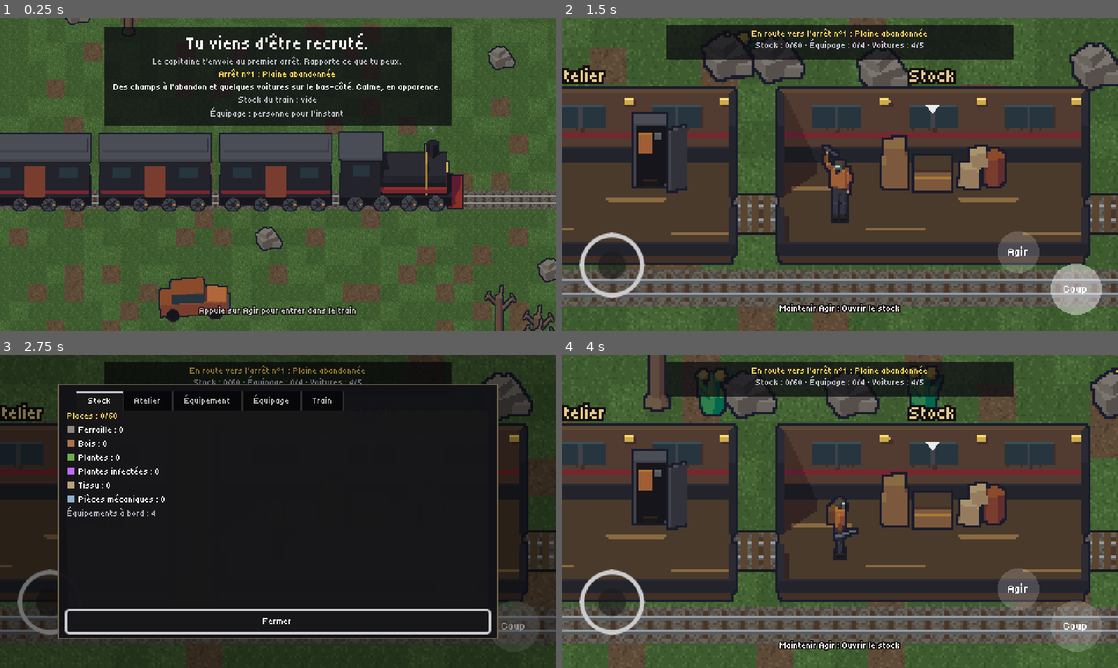
Above: before the commit, frames 1-4 (two rows, left to right).
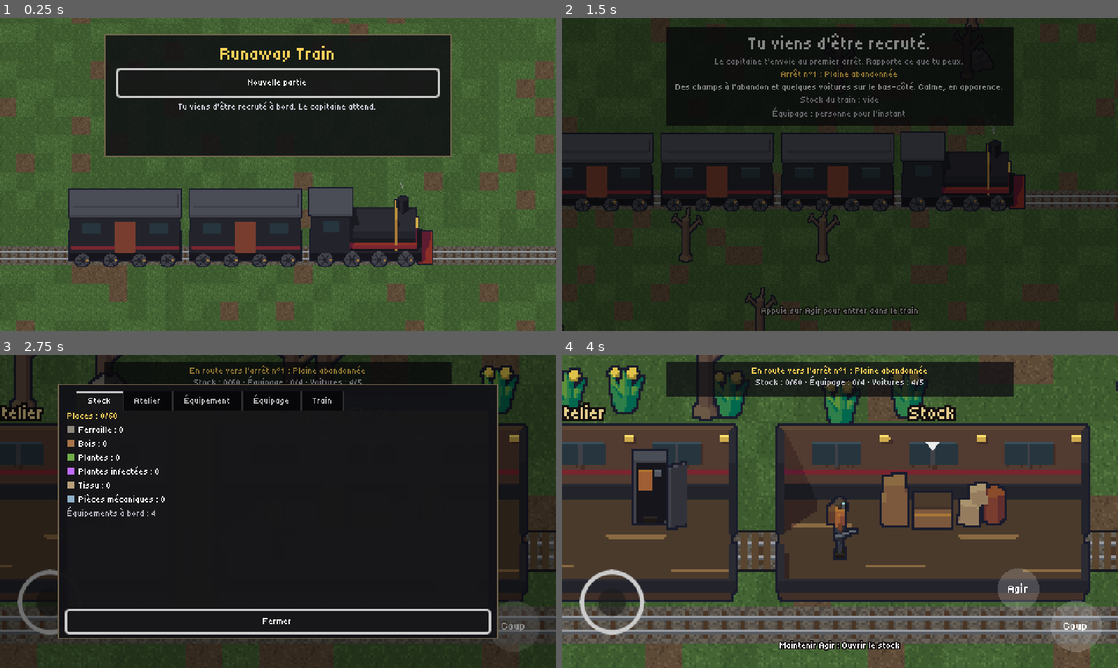
Above: after the commit, the same moments.

Repository: Andrews-Hef/Runaway-_train-
Game: Godot game, scene res://levels/title/title.tscn
Two runs of this game, one before a commit and one after it. Both use one fixed random seed, a clock stepped at 60 frames per second and the inputs below. Before the commit the project starts from res://levels/journey/journey.tscn.
Inputs (mouse positions are in pixels of both pictures, inside the frame that each line leads up to):
- Up to frame 1 (0.25 s): no input
- Up to frame 2 (1.5 s): click (840, 83) at 0.5 s, where only the run after the commit has a clickable "Nouvelle partie"; tap Enter at 1.25 s; drag from (1073, 290) to (840, 208) at 1.27 s
- Up to frame 3 (2.75 s): drag from (455, 589) to (278, 545) at 2.02 s
- Up to frame 4 (4 s): move the mouse to (895, 442) at 2.77 s; hold D (move_right) 2.78-3.5 s; hold Space (attack) 2.78-3.5 s; drag from (812, 574) to (934, 542) at 3.52 s

The runs differ from the first frame. In frame 1, 51% of the frame differs, in the area x 0-100%, y 0-100%; in frame 2, 83%; in frame 3, 1.6%; in frame 4, 11%.

Commit message:
feat: sauvegarde, reprise à la dernière gare refuge, écran titre
- GameState se sauvegarde en JSON (données par id, hasard compris)
- SaveStore : sauvegardes dans user://saves (point de reprise + session)
- Campaign : nouvelle partie, continuer, quand sauvegarder, où reprendre
- Gare refuge = point de reprise ; train raté = reprendre à la dernière gare
- Session sauvegardée à chaque trajet (le téléphone peut fermer l'appli)
- Écran titre : Continuer (arrêt et lieu) ou Nouvelle partie (avec confirmation)

Diff:
--- a/core/game_state.gd
+++ b/core/game_state.gd
@@ -48,6 +48,15 @@
 	preload("res://data/wagons/stock.tres"),
 	preload("res://data/wagons/cabin.tres"),
 ]
+## Tous les types de voitures (pour relire une sauvegarde).
+const WAGON_TYPES: Array[WagonData] = [
+	preload("res://data/wagons/cabin.tres"),
+	preload("res://data/wagons/workshop.tres"),
+	preload("res://data/wagons/stock.tres"),
+	preload("res://data/wagons/dormitory.tres"),
+]
+## Version du format de sauvegarde (à augmenter si le format change).
+const SAVE_VERSION: int = 1
 ## Voitures qu'on peut construire, dans l'ordre d'affichage.
 const BUILDABLE_WAGONS: Array[WagonData] = [
 	preload("res://data/wagons/dormitory.tres"),
@@ -267,6 +276,89 @@
 	return total
 
 
+# --- Sauvegarde -------------------------------------------------------------------
+
+## Toute la partie en dictionnaire simple (JSON). Les données de jeu (.tres) sont
+## enregistrées par leur id.
+func to_save() -> Dictionary:
+	var crew_data: Array[Dictionary] = []
+	for member: CrewMember in crew:
+		crew_data.append({"name": member.display_name, "role": member.role, "role_label": member.role_label, "infected": member.infected})
+	var equipped: Array[String] = []
+	for item: ItemData in loadout.equipped.values():
+		equipped.append(String(item.id))
+	return {
+		"version": SAVE_VERSION,
+		"label": "Arrêt n°%d : %s" % [stop_number, stop_name()],
+		"stop_number": stop_number,
+		"zone": String(current_zone.id) if current_zone else "",
+		"refuge": String(current_refuge.id) if current_refuge else "",
+		# Entiers 64 bits en texte : le JSON les arrondirait.
+		"seed": str(current_seed),
+		"rng_seed": str(_rng.seed),
+		"rng_state": str(_rng.state),
+		"storage": storage,
+		"crew": crew_data,
+		"items": owned_items.map(func(item: ItemData) -> String: return String(item.id)),
+		"equipped": equipped,
+		"train": train.map(func(wagon: WagonData) -> String: return String(wagon.id)),
+		"locomotive_level": locomotive_level,
+	}
+
+
+## Recharge une partie. Renvoie false (et ne change rien) si la sauvegarde est illisible.
+func load_save(data: Dictionary) -> bool:
+	if int(data.get("version", 0)) != SAVE_VERSION or not data.has("stop_number"):
+		return false
+	var zone: ZoneProfile = _find_by_id(ZONES, data.get("zone", ""))
+	var refuge: RefugeData = _find_by_id(REFUGES, data.get("refuge", ""))
+	if zone == null and refuge == null:
+		return false
+	stop_number = int(data["stop_number"])
+	current_zone = zone
+	current_refuge = refuge
+	current_seed = str(data.get("seed", "0")).to_int()
+	_rng.seed = str(data.get("rng_seed", "0")).to_int()
+	_rng.state = str(data.get("rng_state", "0")).to_int()
+	storage.clear()
+	var saved_storage: Dictionary = data.get("storage", {})
+	for id: String in saved_storage:
+		storage[StringName(id)] = int(saved_storage[id])
+	crew.clear()
+	for entry: Dictionary in data.get("crew", []):
+		crew.append(CrewMember.create(entry["name"], StringName(entry["role"]), entry["role_label"], bool(entry["infected"])))
+	owned_items.clear()
+	for id: String in data.get("items", []):
+		var item: ItemData = ItemCatalog.get_item(StringName(id))
+		if item:
+			owned_items.append(item)
+	loadout = Loadout.new()
+	for id: String in data.get("equipped", []):
+		var item: ItemData = ItemCatalog.get_item(StringName(id))
+		if item:
+			loadout.equip(item)
+	train.clear()
+	for id: String in data.get("train", []):
+		var wagon: WagonData = _find_by_id(WAGON_TYPES, id)
+		if wagon:
+			train.append(wagon)
+	if train.is_empty():
+		train = START_TRAIN.duplicate()
+	locomotive_level = clampi(int(data.get("locomotive_level", 1)), 1, TrainRules.max_level())
+	storage_changed.emit()
+	crew_changed.emit()
+	equipment_changed.emit()
+	train_changed.emit()
+	return true
+
+
+static func _find_by_id(list: Array, id: String) -> Resource:
+	for entry: Resource in list:
+		if String(entry.get(&"id")) == id:
+			return entry
+	return null
+
+
 ## Tirage pondéré, en évitant si possible de reprendre la même zone deux fois de suite.
 func _pick_zone(previous: ZoneProfile) -> ZoneProfile:
 	var candidates: Array[ZoneProfile] = []
--- /dev/null
+++ b/core/save_store.gd
@@ -0,0 +1,45 @@
+class_name SaveStore
+extends RefCounted
+## Sauvegardes sur disque (user://), en JSON, une par emplacement.
+##
+## Emplacements utilisés par le jeu (voir Campaign) :
+## - CHECKPOINT : point de reprise, pris en arrivant à une gare refuge ;
+## - RESUME : reprise de session, pris à chaque trajet (l'appli peut être tuée
+##   par le téléphone à tout moment).
+
+const CHECKPOINT: String = "checkpoint"
+const RESUME: String = "resume"
+
+## Dossier des sauvegardes (les tests en utilisent un autre).
+static var directory: String = "user://saves"
+
+
+static func path(slot: String) -> String:
+	return "%s/%s.json" % [directory, slot]
+
+
+static func exists(slot: String) -> bool:
+	return FileAccess.file_exists(path(slot))
+
+
+static func write(slot: String, data: Dictionary) -> bool:
+	DirAccess.make_dir_recursive_absolute(directory)
+	var file := FileAccess.open(path(slot), FileAccess.WRITE)
+	if file == null:
+		push_warning("Sauvegarde impossible (%s) : %s" % [path(slot), error_string(FileAccess.get_open_error())])
+		return false
+	file.store_string(JSON.stringify(data, "\t"))
+	return true
+
+
+## La sauvegarde, ou un dictionnaire vide si elle n'existe pas ou est illisible.
+static func read(slot: String) -> Dictionary:
+	if not exists(slot):
+		return {}
+	var parsed: Variant = JSON.parse_string(FileAccess.get_file_as_string(path(slot)))
+	return parsed if parsed is Dictionary else {}
+
+
+static func erase(slot: String) -> void:
+	if exists(slot):
+		DirAccess.remove_absolute(path(slot))
--- /dev/null
+++ b/levels/campaign.gd
@@ -0,0 +1,86 @@
+class_name Campaign
+extends RefCounted
+## Le fil de la campagne entre les scènes : nouvelle partie, continuer, sauvegardes,
+## reprise à la dernière gare quand on rate le train.
+##
+## GameState garde l'état de la partie et sait se mettre en dictionnaire ;
+## SaveStore écrit sur le disque ; ici on décide quand sauvegarder et où reprendre.
+
+const JOURNEY_SCENE: String = "res://levels/journey/journey.tscn"
+const REFUGE_SCENE: String = "res://levels/refuge/refuge.tscn"
+## Où reprendre une sauvegarde.
+const SCENES: Dictionary[String, String] = {
+	"journey": JOURNEY_SCENE,
+	"refuge": REFUGE_SCENE,
+}
+
+
+## Nouvelle campagne : le départ du train sert de premier point de reprise.
+static func start_new(tree: SceneTree) -> void:
+	GameState.new_run()
+	_save(SaveStore.CHECKPOINT, "journey")
+	_save(SaveStore.RESUME, "journey")
+	tree.change_scene_to_file(JOURNEY_SCENE)
+
+
+## Reprend la session enregistrée (écran titre). Renvoie false s'il n'y en a pas.
+static func continue_game(tree: SceneTree) -> bool:
+	return _load_and_go(tree, SaveStore.RESUME)
+
+
+## Train raté : on reprend au dernier point de reprise (dernière gare, ou départ).
+static func retry(tree: SceneTree) -> void:
+	if not _load_and_go(tree, SaveStore.CHECKPOINT):
+		start_new(tree)
+
+
+## Chaque trajet : sauvegarde de session (le téléphone peut fermer l'appli).
+static func autosave_journey() -> void:
+	_save(SaveStore.RESUME, "journey")
+
+
+## Train raté : la session reprendra elle aussi au point de reprise (pas de retour
+## en arrière en fermant l'appli).
+static func train_missed() -> void:
+	var data: Dictionary = SaveStore.read(SaveStore.CHECKPOINT)
+	if not data.is_empty():
+		SaveStore.write(SaveStore.RESUME, data)
+
+
+## Arrivée à une gare refuge : nouveau point de reprise.
+static func reach_refuge() -> void:
+	_save(SaveStore.CHECKPOINT, "refuge")
+	_save(SaveStore.RESUME, "refuge")
+
+
+static func has_resume() -> bool:
+	return not SaveStore.read(SaveStore.RESUME).is_empty()
+
+
+## Texte court de la sauvegarde (« Arrêt n°6 : Forêt morte »), vide s'il n'y en a pas.
+static func describe(slot: String) -> String:
+	return SaveStore.read(slot).get("label", "")
+
+
+## Où reprendra-t-on après un train raté ? Le texte de la dernière gare, ou le départ.
+static func retry_place() -> String:
+	var data: Dictionary = SaveStore.read(SaveStore.CHECKPOINT)
+	if data.get("location", "") == "refuge":
+		return String(data.get("label", "la dernière gare refuge"))
+	return "le départ du train"
+
+
+static func _save(slot: String, location: String) -> void:
+	var data: Dictionary = GameState.to_save()
+	data["location"] = location
+	SaveStore.write(slot, data)
+
+
+static func _load_and_go(tree: SceneTree, slot: String) -> bool:
+	var data: Dictionary = SaveStore.read(slot)
+	if data.is_empty() or not GameState.load_save(data):
+		return false
+	var scene: String = SCENES.get(data.get("location", "journey"), JOURNEY_SCENE)
+	tree.paused = false
+	tree.change_scene_to_file(scene)
+	return true
--- a/levels/journey/journey.gd
+++ b/levels/journey/journey.gd
@@ -40,6 +40,7 @@
 func _ready() -> void:
 	# Le train vu de dehors a autant de wagons que le vrai (ils s'attellent vers la gauche).
 	_train.set_wagon_count(GameState.train.size() - 1)
+	Campaign.autosave_journey()
 	_paint_scenery()
 	_fill_texts()
 	InputMode.changed.connect(func(_device: int) -> void: _refresh_hint())
--- a/levels/refuge/refuge.gd
+++ b/levels/refuge/refuge.gd
@@ -45,6 +45,8 @@
 
 func _ready() -> void:
 	refuge = GameState.current_refuge if GameState.current_refuge else GameState.REFUGES[0]
+	# Point de reprise : rater le train plus loin ramènera ici.
+	Campaign.reach_refuge()
 	_paint_ground()
 	_build_bounds()
 	_build_town()
@@ -61,7 +63,7 @@
 	_menu.connect(&"closed", _on_menu_closed)
 	InputMode.changed.connect(func(_device: int) -> void: _refresh_prompt())
 	_title.text = "Arrêt n°%d : %s" % [GameState.stop_number, refuge.display_name]
-	_subtitle.text = "Zone sûre : pas d'infection, le train attend. Remonte à bord pour repartir."
+	_subtitle.text = "Partie sauvegardée · Zone sûre, le train attend. Remonte à bord pour repartir."
 	_fade.color.a = 1.0
 	create_tween().tween_property(_fade, "color:a", 0.0, 0.4)
 
--- a/levels/stop_zone/stop_zone.gd
+++ b/levels/stop_zone/stop_zone.gd
@@ -140,7 +140,7 @@
 	_dialog.connect(&"choice_selected", _on_choice_selected)
 	_dialog.connect(&"closed", _on_dialog_closed)
 	_result_screen.connect(&"continue_requested", _continue_journey)
-	_result_screen.connect(&"new_run_requested", _new_run)
+	_result_screen.connect(&"retry_requested", _retry)
 
 
 func _connect_harvestable(harvestable: Harvestable) -> void:
@@ -188,6 +188,8 @@
 	_dialog.call(&"close")
 	_player.set_controls_enabled(false)
 	GameState.record_expedition(result)
+	if not result.boarded:
+		Campaign.train_missed()
 	if result.boarded:
 		_player.visible = false
 		_train.depart()
@@ -204,7 +206,7 @@
 	get_tree().change_scene_to_file(JOURNEY_SCENE)
 
 
-func _new_run() -> void:
+## Train raté : on reprend à la dernière gare refuge (ou au départ du train).
+func _retry() -> void:
 	get_tree().paused = false
-	GameState.new_run()
-	get_tree().change_scene_to_file(JOURNEY_SCENE)
+	Campaign.retry(get_tree())
--- /dev/null
+++ b/levels/title/title.gd
@@ -0,0 +1,56 @@
+extends Node2D
+## Écran titre : continuer la campagne enregistrée, ou en commencer une nouvelle.
+##
+## Le train roule en fond, la voie défile.
+
+const TILE_SIZE: int = 16
+
+@onready var _ground: Parallax2D = $Ground
+@onready var _tiles: TileMapLayer = $Ground/Tiles
+@onready var _continue: Button = %Continue
+@onready var _new_game: Button = %NewGame
+@onready var _hint: Label = %Hint
+
+var _confirm_new: bool = false
+
+
+func _ready() -> void:
+	_paint_ground()
+	var has_save: bool = Campaign.has_resume()
+	_continue.visible = has_save
+	if has_save:
+		_continue.text = "Continuer — " + Campaign.describe(SaveStore.RESUME)
+	_continue.pressed.connect(_on_continue)
+	_new_game.pressed.connect(_on_new_game)
+	_hint.text = "Partie sauvegardée à chaque trajet. Rater le train ramène à la dernière gare refuge." if has_save \
+		else "Tu viens d'être recruté à bord. Le capitaine attend."
+	(_continue if has_save else _new_game).grab_focus.call_deferred()
+
+
+func _paint_ground() -> void:
+	var rng := RandomNumberGenerator.new()
+	rng.seed = 7
+	for x: int in int(_ground.repeat_size.x / TILE_SIZE):
+		for y: int in range(-13, 6):
+			var tile: int = ZoneGenerator.Tile.GRASS_B if rng.randf() < 0.4 else ZoneGenerator.Tile.GRASS_A
+			if rng.randf() < 0.08:
+				tile = ZoneGenerator.Tile.DIRT
+			if y == 0:
+				tile = ZoneGenerator.Tile.RAILS
+			_tiles.set_cell(Vector2i(x, y), 0, Vector2i(tile, 0))
+
+
+func _on_continue() -> void:
+	if not Campaign.continue_game(get_tree()):
+		# Sauvegarde illisible : on le dit et on propose de recommencer.
+		_continue.visible = false
+		_hint.text = "La sauvegarde n'a pas pu être relue."
+		_new_game.grab_focus()
+
+
+func _on_new_game() -> void:
+	if Campaign.has_resume() and not _confirm_new:
+		_confirm_new = true
+		_new_game.text = "Confirmer : effacer la partie en cours"
+		return
+	Campaign.start_new(get_tree())
--- /dev/null
+++ b/levels/title/title.tscn
@@ -0,0 +1,90 @@
+[gd_scene format=3]
+
+[ext_resource type="Script" path="res://levels/title/title.gd" id="1_title"]
+[ext_resource type="TileSet" path="res://assets/tiles/ground_tileset.tres" id="2_tileset"]
+[ext_resource type="PackedScene" path="res://entities/train/train.tscn" id="3_train"]
+[ext_resource type="Theme" path="res://ui/theme/game_theme.tres" id="4_theme"]
+
+[sub_resource type="StyleBoxFlat" id="StyleBoxFlat_panel"]
+content_margin_left = 12.0
+content_margin_top = 8.0
+content_margin_right = 12.0
+content_margin_bottom = 10.0
+bg_color = Color(0.05, 0.05, 0.07, 0.82)
+border_width_left = 1
+border_width_top = 1
+border_width_right = 1
+border_width_bottom = 1
+border_color = Color(0.45, 0.4, 0.3, 1)
+
+[node name="Title" type="Node2D"]
+script = ExtResource("1_title")
+
+[node name="Ground" type="Parallax2D" parent="."]
+repeat_size = Vector2(768, 0)
+autoscroll = Vector2(-200, 0)
+repeat_times = 3
+
+[node name="Tiles" type="TileMapLayer" parent="Ground"]
+position = Vector2(0, 62)
+tile_set = ExtResource("2_tileset")
+
+[node name="Train" parent="." instance=ExtResource("3_train")]
+position = Vector2(-184, 70)
+start_running = true
+
+[node name="Camera2D" type="Camera2D" parent="."]
+
+[node name="Ui" type="CanvasLayer" parent="."]
+
+[node name="Root" type="Control" parent="Ui"]
+layout_mode = 3
+anchors_preset = 15
+anchor_right = 1.0
+anchor_bottom = 1.0
+grow_horizontal = 2
+grow_vertical = 2
+theme = ExtResource("4_theme")
+
+[node name="Panel" type="PanelContainer" parent="Ui/Root"]
+layout_mode = 1
+anchors_preset = 5
+anchor_left = 0.5
+anchor_right = 0.5
+offset_left = -150.0
+offset_top = 14.0
+offset_right = 150.0
+offset_bottom = 120.0
+grow_horizontal = 2
+theme_override_styles/panel = SubResource("StyleBoxFlat_panel")
+
+[node name="VBox" type="VBoxContainer" parent="Ui/Root/Panel"]
+layout_mode = 2
+theme_override_constants/separation = 5
+
+[node name="Name" type="Label" parent="Ui/Root/Panel/VBox"]
+layout_mode = 2
+theme_override_colors/font_color = Color(1, 0.82, 0.35, 1)
+theme_override_font_sizes/font_size = 16
+text = "Runaway Train"
+horizontal_alignment = 1
+
+[node name="Continue" type="Button" parent="Ui/Root/Panel/VBox"]
+unique_name_in_owner = true
+custom_minimum_size = Vector2(0, 22)
+layout_mode = 2
+text = "Continuer"
+
+[node name="NewGame" type="Button" parent="Ui/Root/Panel/VBox"]
+unique_name_in_owner = true
+custom_minimum_size = Vector2(0, 22)
+layout_mode = 2
+text = "Nouvelle partie"
+
+[node name="Hint" type="Label" parent="Ui/Root/Panel/VBox"]
+unique_name_in_owner = true
+layout_mode = 2
+theme_override_colors/font_color = Color(0.78, 0.78, 0.82, 1)
+text = "Tu viens d'être recruté à bord."
+horizontal_alignment = 1
+autowrap_mode = 3
--- a/project.godot
+++ b/project.godot
@@ -11,7 +11,7 @@
 [application]
 
 config/name="Runaway Train"
-run/main_scene="res://levels/journey/journey.tscn"
+run/main_scene="res://levels/title/title.tscn"
 config/features=PackedStringArray("4.7", "GL Compatibility")
 config/icon="res://icon.svg"
 
--- a/tests/run_tests.gd
+++ b/tests/run_tests.gd
@@ -19,6 +19,7 @@
 	"res://tests/test_train_interior.gd",
 	"res://tests/test_train_rules.gd",
 	"res://tests/test_refuge.gd",
+	"res://tests/test_save.gd",
 ]
 
 
@@ -43,6 +44,8 @@
 
 
 func _run_all() -> void:
+	# Les tests n'écrivent jamais dans les vraies sauvegardes du joueur.
+	SaveStore.directory = "user://test_saves"
 	var catcher := ErrorCatcher.new()
 	OS.add_logger(catcher)
 	var passed: int = 0
--- /dev/null
+++ b/tests/test_save.gd
@@ -0,0 +1,100 @@
+extends TestCase
+## Sauvegarde : la partie se relit à l'identique ; train raté = reprise à la dernière gare.
+
+
+func before_each() -> void:
+	SaveStore.erase(SaveStore.CHECKPOINT)
+	SaveStore.erase(SaveStore.RESUME)
+	GameState.new_run(4242)
+
+
+func after_each() -> void:
+	SaveStore.erase(SaveStore.CHECKPOINT)
+	SaveStore.erase(SaveStore.RESUME)
+	GameState.new_run()
+
+
+func _play_a_bit() -> void:
+	for i: int in 3:
+		GameState.prepare_next_stop()
+	GameState.storage[&"scrap"] = 7
+	GameState.storage[&"parts"] = 2
+	GameState.crew.append(CrewMember.create("Léa", &"mechanic", "mécanique", true))
+	GameState.owned_items.append(ItemCatalog.get_item(&"bag_hiking"))
+	GameState.equip(ItemCatalog.get_item(&"bag_hiking"))
+	GameState.train.insert(0, preload("res://data/wagons/stock.tres"))
+	GameState.locomotive_level = 2
+
+
+func test_une_partie_se_relit_a_l_identique() -> void:
+	_play_a_bit()
+	var saved: Dictionary = GameState.to_save()
+	# Passage par le texte JSON, comme sur le disque.
+	var data: Dictionary = JSON.parse_string(JSON.stringify(saved))
+	GameState.new_run(1)
+	assert_true(GameState.load_save(data), "sauvegarde relue")
+	assert_true(GameState.stop_number == 4, "arrêt n°4")
+	assert_true(GameState.storage_amount(&"scrap") == 7 and GameState.storage_amount(&"parts") == 2, "stock")
+	assert_true(GameState.crew.size() == 1 and GameState.crew[0].display_name == "Léa" and GameState.crew[0].infected, "équipage, infection cachée comprise")
+	assert_true(GameState.loadout.capacity() == 20, "sac de randonnée porté")
+	assert_true(GameState.train.size() == 5 and GameState.locomotive_level == 2, "train et locomotive")
+	assert_true(JSON.stringify(GameState.to_save()) == JSON.stringify(saved), "rien n'a changé")
+
+
+func test_le_hasard_reprend_au_meme_endroit() -> void:
+	_play_a_bit()
+	var data: Dictionary = JSON.parse_string(JSON.stringify(GameState.to_save()))
+	var next: Array[String] = []
+	for i: int in 3:
+		GameState.prepare_next_stop()
+		next.append("%s:%d" % [GameState.stop_name(), GameState.current_seed])
+	GameState.load_save(data)
+	for i: int in 3:
+		GameState.prepare_next_stop()
+		assert_true(next[i] == "%s:%d" % [GameState.stop_name(), GameState.current_seed], "arrêt %d identique" % GameState.stop_number)
+
+
+func test_une_sauvegarde_illisible_ne_change_rien() -> void:
+	_play_a_bit()
+	assert_false(GameState.load_save({"version": 999}), "mauvaise version")
+	assert_false(GameState.load_save({}), "vide")
+	assert_true(GameState.stop_number == 4, "partie intacte")
+
+
+func test_le_disque() -> void:
+	assert_false(SaveStore.exists(SaveStore.RESUME), "pas de sauvegarde au départ")
+	assert_true(SaveStore.write(SaveStore.RESUME, GameState.to_save()), "écrite")
+	assert_true(SaveStore.read(SaveStore.RESUME).get("stop_number", 0) == 1.0, "relue")
+	assert_true(SaveStore.directory != "user://saves", "les tests n'écrivent pas dans les vraies sauvegardes")
+
+
+func test_train_rate_on_reprend_a_la_derniere_gare() -> void:
+	while GameState.stop_number < 5:
+		GameState.prepare_next_stop()
+	GameState.storage[&"wood"] = 3
+	Campaign.reach_refuge()
+	# Plus loin, on gagne des choses... puis on rate le train à l'arrêt 7.
+	GameState.prepare_next_stop()
+	GameState.prepare_next_stop()
+	GameState.storage[&"wood"] = 40
+	Campaign.autosave_journey()
+	Campaign.train_missed()
+	var resume: Dictionary = SaveStore.read(SaveStore.RESUME)
+	assert_true(int(resume["stop_number"]) == 5 and resume["location"] == "refuge", "la session reprend aussi à la gare")
+	assert_true(GameState.load_save(SaveStore.read(SaveStore.CHECKPOINT)), "point de reprise relu")
+	assert_true(GameState.stop_number == 5 and GameState.is_refuge_stop(), "retour à la gare n°5")
+	assert_true(GameState.storage_amount(&"wood") == 3, "ce qui a été gagné depuis est perdu")
+	assert_true(Campaign.retry_place().contains("Fort-Cendre"), "le bilan dit où on reprend")
+
+
+func test_l_ecran_titre_propose_de_continuer() -> void:
+	var title: Node = (load("res://levels/title/title.tscn") as PackedScene).instantiate()
+	tree.root.add_child(title)
+	assert_false((title.get_node("%Continue") as Button).visible, "rien à continuer")
+	title.free()
+	Campaign.autosave_journey()
+	title = (load("res://levels/title/title.tscn") as PackedScene).instantiate()
+	tree.root.add_child(title)
+	var button: Button = title.get_node("%Continue")
+	assert_true(button.visible and button.text.contains("Arrêt n°1"), "Continuer — Arrêt n°1")
+	title.free()
--- a/ui/result/result_screen.gd
+++ b/ui/result/result_screen.gd
@@ -4,8 +4,8 @@
 
 ## Sortie réussie : on continue vers le prochain arrêt.
 signal continue_requested
-## Train raté : la partie est finie, on recommence.
-signal new_run_requested
+## Train raté : on reprend à la dernière gare refuge.
+signal retry_requested
 
 const RISK_LOW: Color = Color(0.55, 0.85, 0.45)
 const RISK_MEDIUM: Color = Color(1.0, 0.8, 0.35)
@@ -33,7 +33,7 @@
 	if _boarded:
 		continue_requested.emit()
 	else:
-		new_run_requested.emit()
+		retry_requested.emit()
 
 
 func show_result(result: ExpeditionResult, loot_types: Array[LootData]) -> void:
@@ -72,14 +72,14 @@
 		_button.text = "Continuer le voyage"
 	else:
 		_title.text = "Le train est parti sans toi"
-		_subtitle.text = "Seul dans la zone infectée... La sortie est perdue."
+		_subtitle.text = "Seul dans la zone infectée... Tout ce qui s'est passé depuis la dernière gare est perdu."
 		_add_line("Butin perdu", RISK_HIGH)
 		if not result.recruits.is_empty():
 			_add_line("%d recrue(s) perdue(s) avec toi" % result.recruits.size(), RISK_HIGH)
 		_risk.visible = false
-		_storage.text = "Tu as tenu %d arrêt(s)." % (GameState.stop_number - 1)
+		_storage.text = "Reprise : %s" % Campaign.retry_place()
 		_storage.visible = true
-		_button.text = "Nouvelle partie"
+		_button.text = "Reprendre"
 
 	_root.visible = true
 	_button.grab_focus()
Not shown, added: core/save_store.gd.uid
Not shown, added: levels/campaign.gd.uid
Not shown, added: levels/title/title.gd.uid
Not shown, added: tests/test_save.gd.uid
